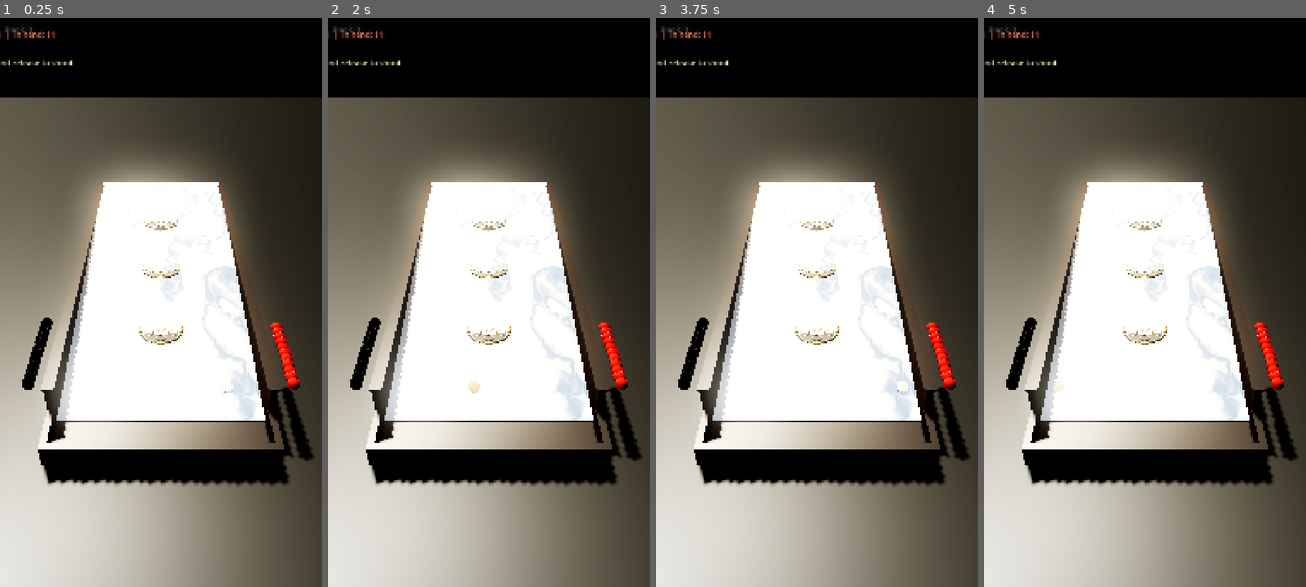
Above: before the commit, frames 1-4 (left to right).
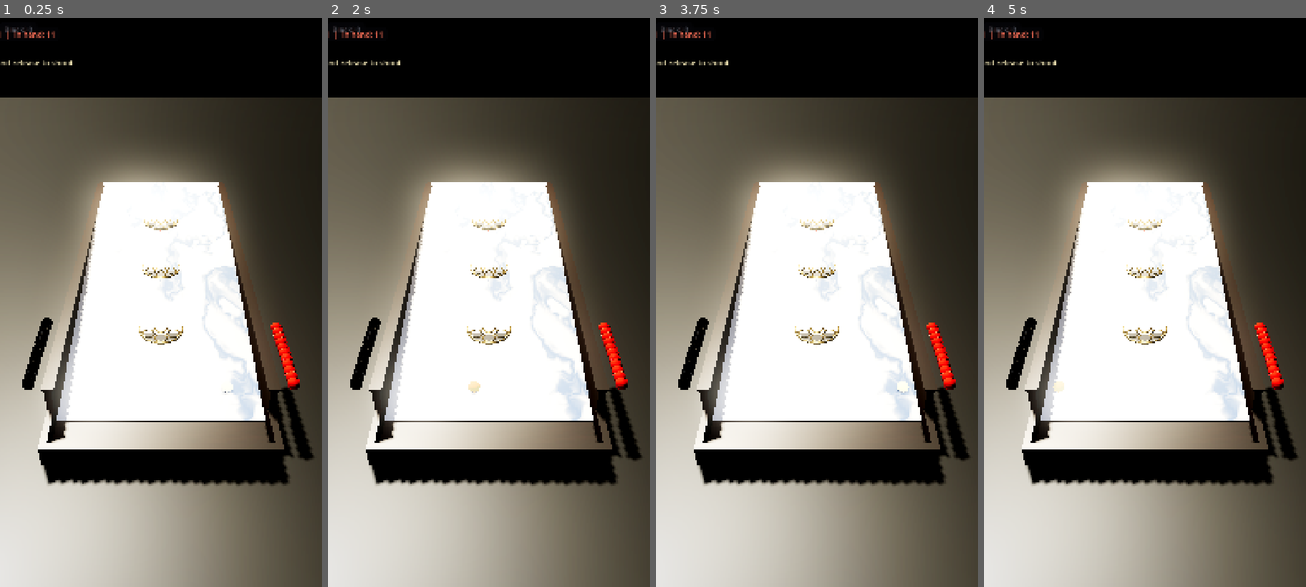
Above: after the commit, the same moments.

Repository: melodiousNinja/LunarTilt
Game: Godot game, scene res://scenes/main.tscn
Two runs of this game, one before a commit and one after it. Both use one fixed random seed, a clock stepped at 60 frames per second and the inputs below.
Inputs (mouse positions are in pixels of both pictures, inside the frame that each line leads up to):
- Up to frame 1 (0.25 s): no input
- Up to frame 2 (2 s): tap Enter at 0.5 s; move the mouse to (559, 274) at 0.52 s; click (559, 274) at 0.67 s; drag from (424, 330) to (472, 416) at 1.27 s
- Up to frame 3 (3.75 s): move the mouse to (849, 171) at 2.02 s; click (849, 171) at 2.17 s; tap Space at 2.75 s; drag from (800, 416) to (720, 217) at 2.77 s; tap Enter at 3.5 s; move the mouse to (913, 387) at 3.52 s; click (913, 387) at 3.67 s
- Up to frame 4 (5 s): drag from (1048, 217) to (1096, 154) at 4.27 s

The runs differ from the first frame. In frame 1, 0.2% of the frame differs, in the area x 44-91%, y 35-66%; in frame 2, 0.2%; in frame 3, 0.2%; in frame 4, 0.2%.

Commit message:
v7: real grooves + physics persistence - 37mm cups (ball sits IN the pocket), captured balls snap to cup center and stay solid (live shots clack into them), short aim line, alternating serve lanes, ball path persists on open felt

Diff:
--- a/scripts/game/main.gd
+++ b/scripts/game/main.gd
@@ -220,12 +220,16 @@
 	var x := ShotMath.lateral_drift(power, angle)
 	x = clampf(x, -0.42, 0.42)
 	var land := Vector3(x, world.surface_y_at(x, z) + 0.004, z)
-	const STEPS := 14
+	# 2026-09 live feedback: players want a SMALL aim line, not a full-path
+	# arc. Three subtle segments straight out of the ball show direction; the
+	# landing ring keeps showing where the shot settles.
+	var dir := Vector3(sin(angle), 0.0, cos(angle)).normalized()
+	const LINE_LEN := 0.24
+	const SEG := 3
 	var prev: Vector3 = start
-	for i in range(1, STEPS + 1):
-		var t := float(i) / float(STEPS)
-		var p := start.lerp(land, t)
-		p.y += 0.028 * sin(PI * t)
+	for i in range(1, SEG + 1):
+		var p := start + dir * (LINE_LEN * float(i) / float(SEG))
+		p.y = world.surface_y_at(p.x, p.z) + 0.004
 		_add_guide_segment(prev, p)
 		prev = p
 	_add_landing_marker(land)
--- a/scripts/game/table_world.gd
+++ b/scripts/game/table_world.gd
@@ -38,7 +38,7 @@
 const POS_Z := [0.75, 1.45, 2.15]     # astrolabe medallion centres (near..far)
 const MEDAL_R := 0.155                # brass ring radius of one medallion
 const CLUSTER_R := 0.096              # hex-flower ring radius (socket centres)
-const SOCKET_R := 0.028               # socket cup radius
+const SOCKET_R := 0.037               # socket cup radius (ball r=0.030 - the cup must be BIGGER so the ball sits visibly in the groove)
 const POCKET_X_HALF := 0.60             # playable half-width the bands span
 const PLAY_LINE_Z := 0.35
 const LAUNCH_Z := 0.22                # ball spawn behind the play line
@@ -383,19 +383,20 @@
 			area.collision_mask = 2
 			area.monitoring = true
 			add_child(area)
-			# The socket cup: dark circular recess with a brass rim.
+			# The socket cup: a REAL recessed groove - dark bowl sunk below the
+			# marble with a brass rim, so a captured ball visibly sits IN it.
 			var cup := MeshInstance3D.new()
 			var cm := CylinderMesh.new()
 			cm.top_radius = SOCKET_R
-			cm.bottom_radius = SOCKET_R * 0.82
-			cm.height = 0.004
+			cm.bottom_radius = SOCKET_R * 0.72
+			cm.height = 0.010
 			var cup_mat := StandardMaterial3D.new()
 			cup_mat.albedo_color = Color(0.05, 0.05, 0.06)
 			cup_mat.metallic = 0.5
 			cup_mat.roughness = 0.4
 			cup.mesh = cm
 			cup.material_override = cup_mat
-			cup.position = Vector3(sp.x, sy + 0.001, sp.z)
+			cup.position = Vector3(sp.x, sy - 0.002, sp.z)
 			add_child(cup)
 			var rim := MeshInstance3D.new()
 			var tm := TorusMesh.new()
